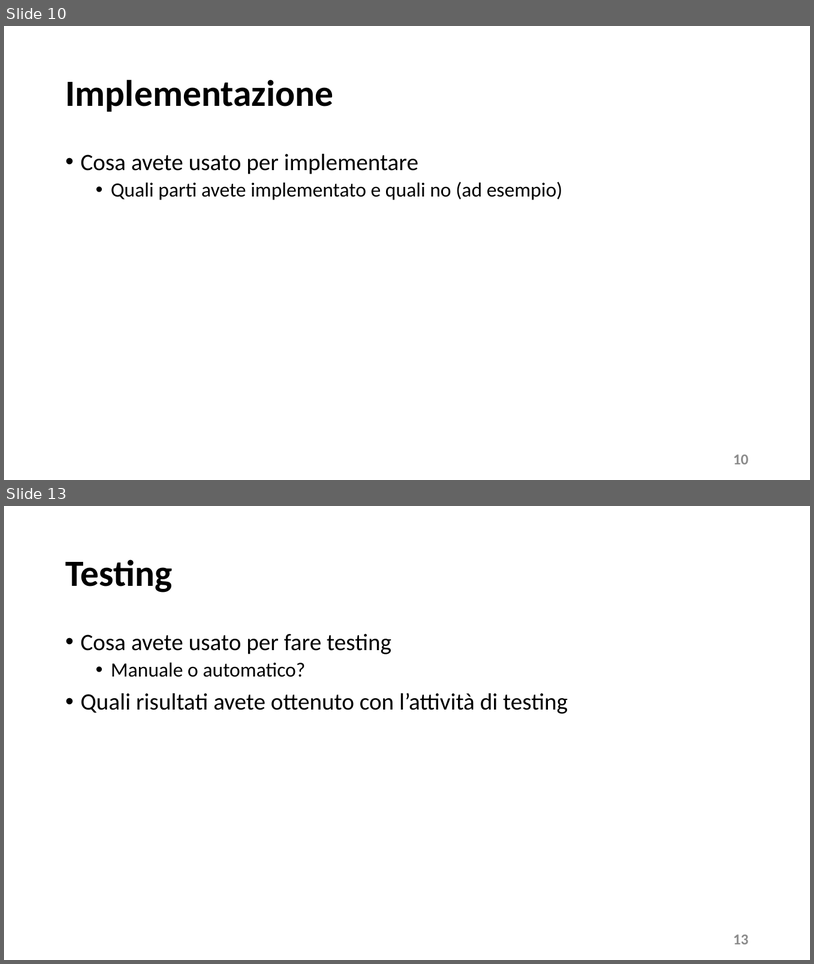
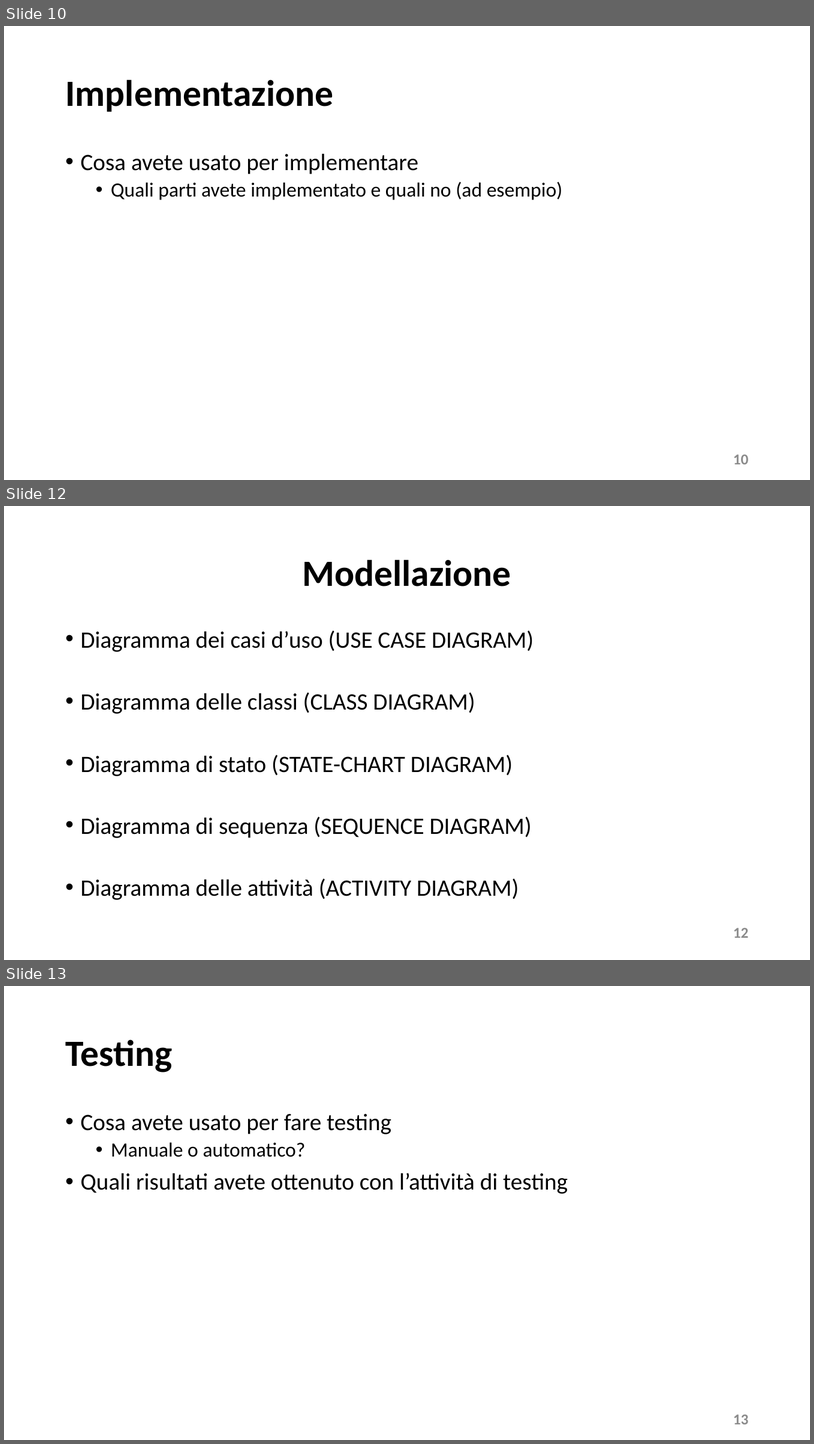
Before and after one commit to mangilimatteo/Progetto_Ingegneria_Software_Cattaneo_Mangili_Saini, a slide deck: Presentazione_Progetto.pptx. Shown one above the other, each under a label of ours: slides 10 and 13 before the commit, slides 10, 12 and 13 after it; the slides between them are not shown. The pictures are 814x964 and 814x1444 pixels, drawn with LibreOffice and Linux fonts; fonts in the diff are those of the drawing. Boxes give left, top, right and bottom in pixels: in the first picture for what was removed or moved away, otherwise in the second. Text is boxed around its words. In the diff, an @@ line names an element or a change of style, - is before the commit and + after.

```diff
--- a/Presentazione_Progetto.pptx
+++ b/Presentazione_Progetto.pptx
@@ slide 12 added at <box>4,506,810,960</box>, background #FFFFFF @@
@@ title added at <box>303,559,512,586</box>, 44 pt, text #000000, bold @@
+Modellazione
@@ text added at <box>81,630,534,900</box>, 28 pt, text #000000 @@
+• Diagramma dei casi d’uso (USE CASE DIAGRAM)
+• Diagramma delle classi (CLASS DIAGRAM)
+• Diagramma di stato (STATE-CHART DIAGRAM)
+• Diagramma di sequenza (SEQUENCE DIAGRAM)
+• Diagramma delle attività (ACTIVITY DIAGRAM)
@@ text added at <box>734,927,749,937</box>, 18 pt, text #8C8C8C, bold @@
+12
```
Also in this commit, not shown: 3 slides changed, 1 other slide added, 2 slides removed.
